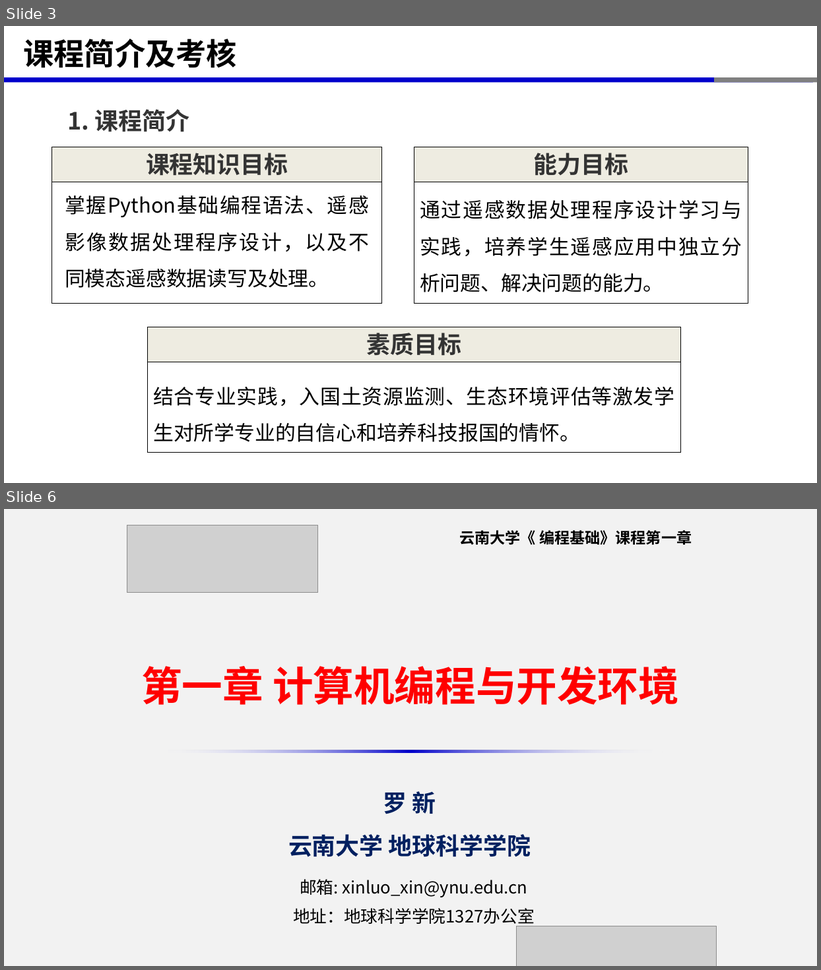
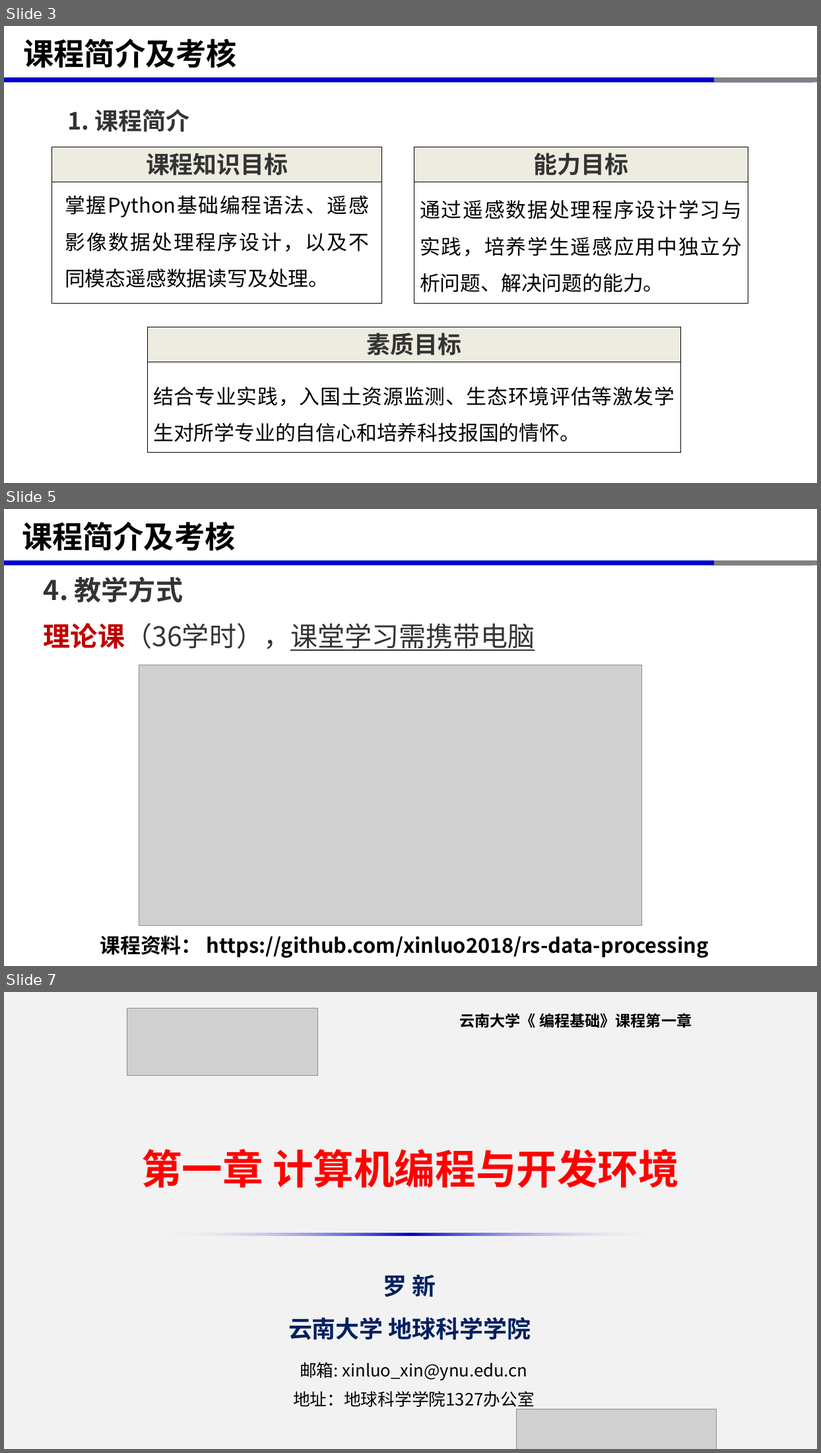
Before and after one commit to xinluo2018/rs-data-processing, a slide deck: 第1章-计算机编程与开发环境/第1章-计算机编程与开发环境.pptx. Shown one above the other, each under a label of ours: slides 3 and 6 before the commit, slides 3, 5 and 7 after it; the slides between them are not shown. The pictures are 821x970 and 821x1453 pixels, drawn with LibreOffice and Linux fonts; fonts in the diff are those of the drawing; grey boxes stand for pictures. Boxes give left, top, right and bottom in pixels: in the first picture for what was removed or moved away, otherwise in the second. Text is boxed around its words. In the diff, an @@ line names an element or a change of style, - is before the commit and + after.

```diff
--- a/第1章-计算机编程与开发环境/第1章-计算机编程与开发环境.pptx
+++ b/第1章-计算机编程与开发环境/第1章-计算机编程与开发环境.pptx
@@ slide 5 added at box(4, 509, 817, 966), background #FFFFFF; not listed: 3 template elements that a slide beside it also shows @@
@@ title added at box(22, 522, 235, 551), 36 pt, text #000000, bold @@
+课程简介及考核
@@ text added at box(44, 576, 535, 651), 32 pt, text #333333 @@
+4. 教学方式
+理论课（36学时），课堂学习需携带电脑
@@ picture added at box(139, 666, 643, 926) @@
@@ text added at box(100, 935, 708, 958), 24 pt, text #000000, bold @@
+课程资料： https://github.com/xinluo2018/rs-data-processing
@@ what was slide 6 is now slide 7 @@
```
Also in this commit, not shown: 3 slides changed, 5 other files.
